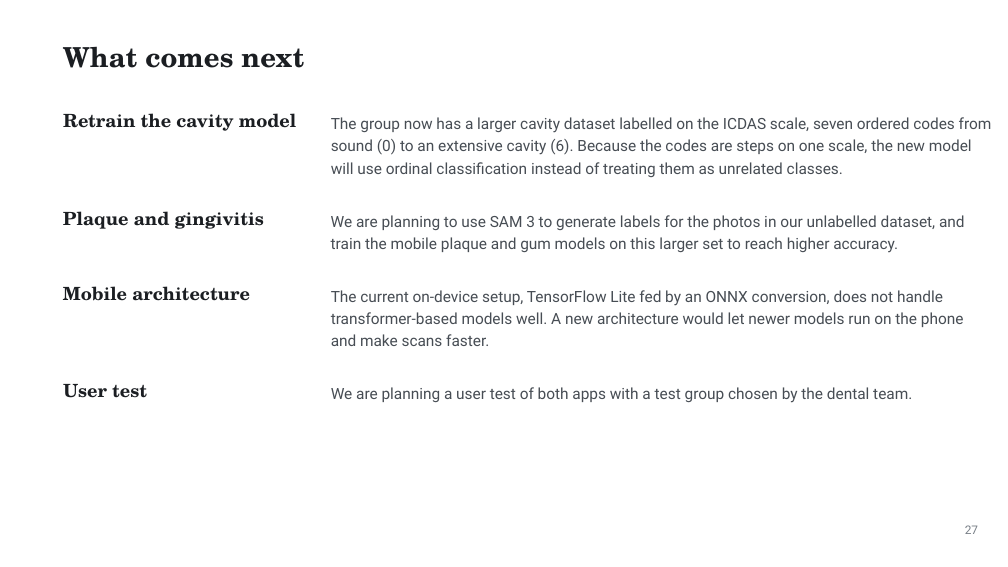
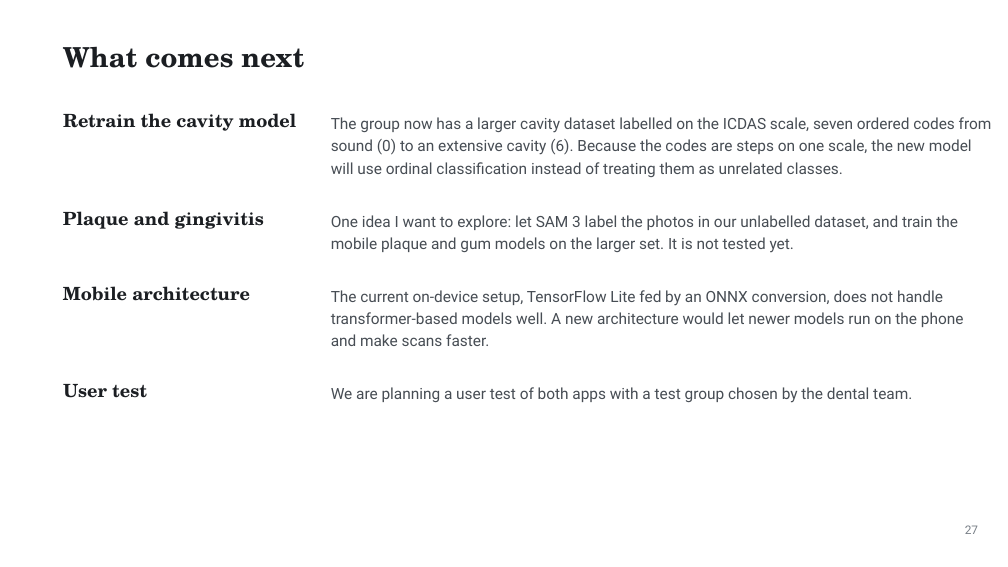
Before and after one commit to ertugrul-senturk/interactive-slides, a slide deck: slide 46 of public/decks/2026-11-smart-teeth.pptx. Drawn at 1008x567 pixels with LibreOffice and Linux fonts; fonts in the diff are those of the drawing; background and template pictures are left out. Boxes give left, top, right and bottom in pixels: in the first picture for what was removed or moved away, otherwise in the second. Text is boxed around its words. In the diff, an @@ line names an element or a change of style, - is before the commit and + after.

```diff
--- a/public/decks/2026-11-smart-teeth.pptx
+++ b/public/decks/2026-11-smart-teeth.pptx
@@ text at [331, 215, 958, 252]: text changed @@
-We are planning to use SAM 3 to generate labels for the photos in our unlabelled dataset, and
-train the mobile plaque and gum models on this larger set to reach higher accuracy.
+One idea I want to explore: let SAM 3 label the photos in our unlabelled dataset, and train the
+mobile plaque and gum models on the larger set. It is not tested yet.
```
Also in this commit, not shown: 3 other files.
